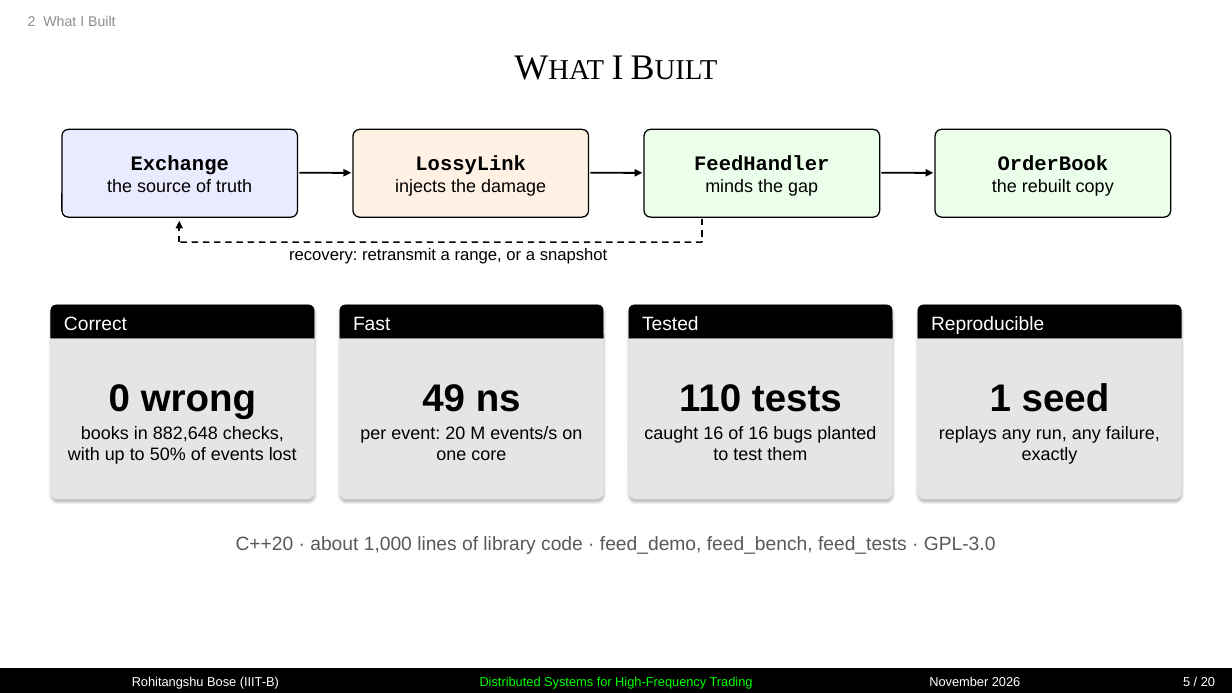
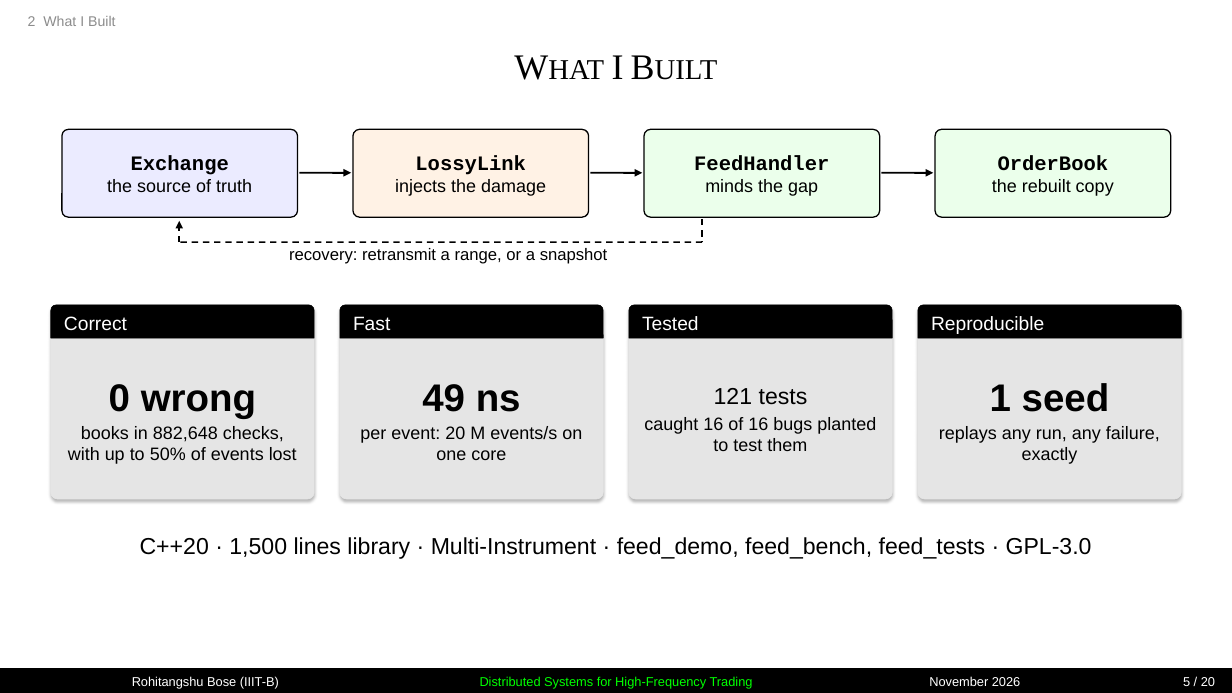
Before and after one commit to Rohitangshu2026/market-data-feed-handler, a slide deck: slide 5 of docs/feed-handler-deck.pptx. Drawn at 1232x693 pixels with LibreOffice and Linux fonts; fonts in the diff are those of the drawing. Boxes give left, top, right and bottom in pixels: in the first picture for what was removed or moved away, otherwise in the second. Text is boxed around its words. In the diff, an @@ line names an element or a change of style, - is before the commit and + after.

Commit message:
docs: update PowerPoint presentation deck with multi-instrument architecture
- Update slide count: exactly 20 slides under 7 outlines matching clean style
- Integrate Multi-Instrument partitioning architecture and flow (MultiExchange,
  MultiFeedHandler, MultiLossyLink)
- Update test suite metrics: 121 automated tests, 16/16 mutants caught, ASan clean
- Add 'feed_demo multi' to failure cases & live demo table
- Emphasize enterprise value drivers, reproducible seed replay and GPL-3.0 license

```diff
--- a/docs/feed-handler-deck.pptx
+++ b/docs/feed-handler-deck.pptx
@@ text at (x1=714, y1=388, x2=808, y2=405): text changed; size 30 to 18 pt; bold off @@
-110 tests
+121 tests
@@ text at (x1=140, y1=537, x2=1092, y2=559): text changed; size 15 to 18 pt; text colour #595959 to #000000 @@
-C++20 · about 1,000 lines of library code · feed_demo, feed_bench, feed_tests · GPL-3.0
+C++20 · 1,500 lines library · Multi-Instrument · feed_demo, feed_bench, feed_tests · GPL-3.0
```
Also in this commit, not shown: 9 other slides changed, 1 other file.
